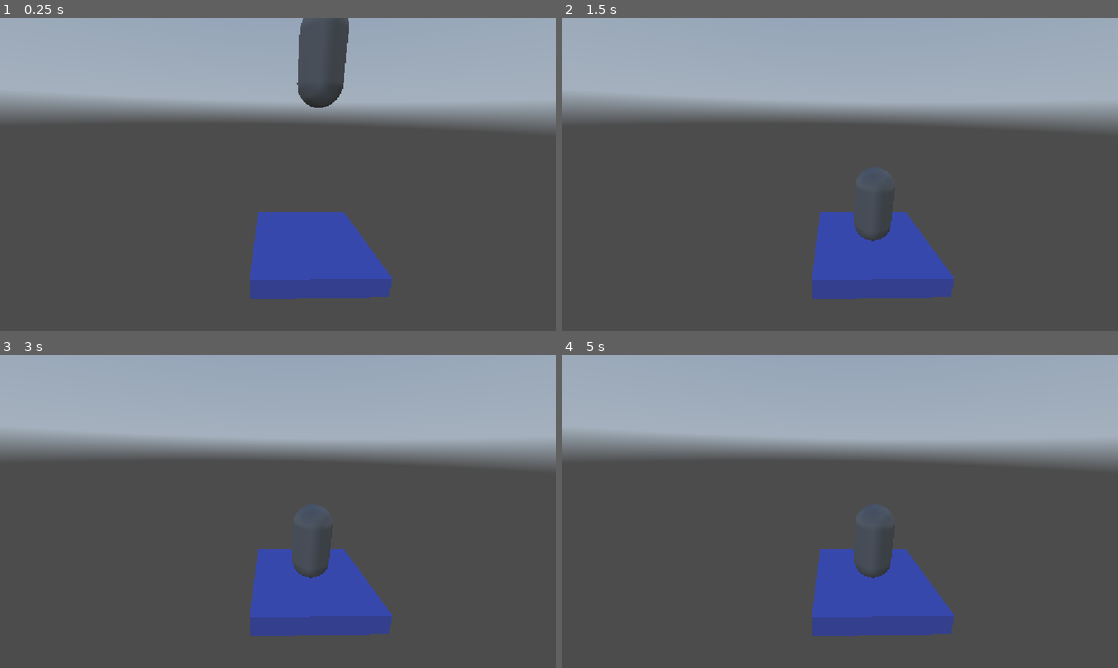
Above: before the commit, frames 1-4 (two rows, left to right).
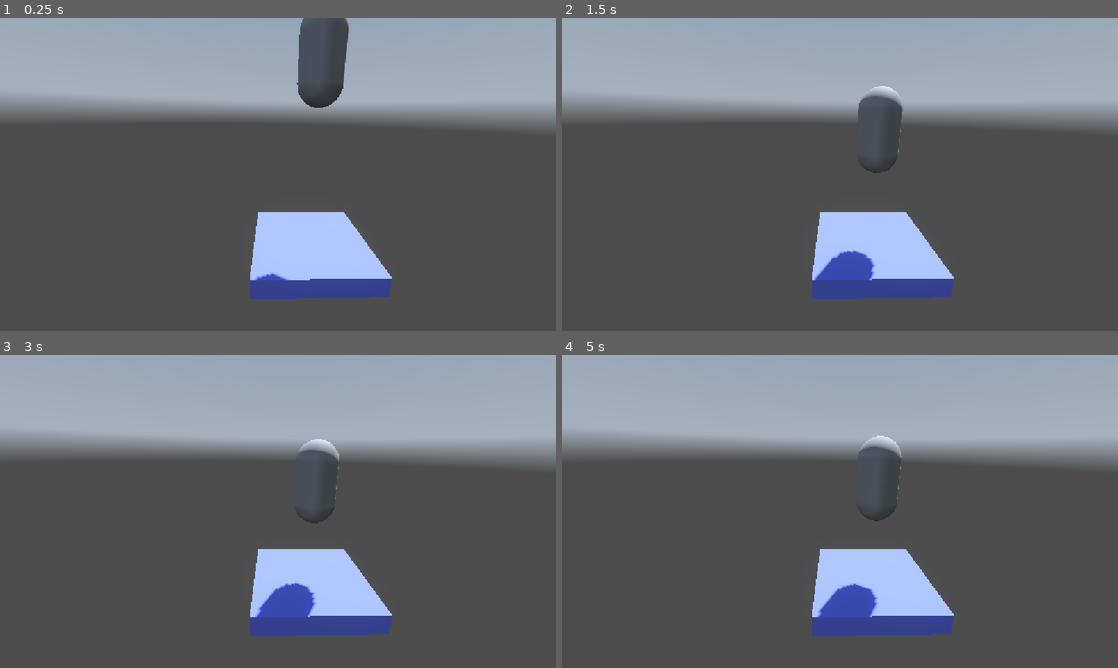
Above: after the commit, the same moments.

Repository: NandhuT17/SkyPogo
Game: Godot game, scene res://scenes/game.tscn
The game is run twice, just before and just after one commit, with the same random seed, the same clock (stepped at 60 frames per second) and the same inputs. A sky picture missing from this copy of the repository is replaced by a grey-blue gradient.
Inputs:
- Up to frame 1 (0.25 s): no input
- Up to frame 2 (1.5 s): no input
- Up to frame 3 (3 s): no input
- Up to frame 4 (5 s): no input

The runs differ from the first frame. In frame 1, 4.4% of the frame differs, in the area x 45-71%, y 0-84%; in frame 2, 4.6%, in the area x 45-71%, y 21-84%; in frame 3, 4.1%; in frame 4, 4.2%.

Commit message:
character physics

Diff:
--- a/scenes/game.tscn
+++ b/scenes/game.tscn
@@ -4,21 +4,25 @@
 [ext_resource type="PackedScene" uid="uid://cdb1im2sat21l" path="res://scenes/platform.tscn" id="2_yqjtg"]
 [ext_resource type="PackedScene" uid="uid://3d2uhup3elx0" path="res://scenes/player.tscn" id="3_lnu2h"]
 
-[sub_resource type="PanoramaSkyMaterial" id="PanoramaSkyMaterial_uwrxv"]
+[sub_resource type="PanoramaSkyMaterial" id="PanoramaSkyMaterial_iywne"]
 panorama = ExtResource("1_uwrxv")
 
-[sub_resource type="Sky" id="Sky_uwrxv"]
-sky_material = SubResource("PanoramaSkyMaterial_uwrxv")
+[sub_resource type="Sky" id="Sky_lnu2h"]
+sky_material = SubResource("PanoramaSkyMaterial_iywne")
 
-[sub_resource type="Environment" id="Environment_yqjtg"]
+[sub_resource type="Environment" id="Environment_lbhrr"]
 background_mode = 2
-sky = SubResource("Sky_uwrxv")
+sky = SubResource("Sky_lnu2h")
 glow_enabled = true
 
 [node name="Game" type="Node" unique_id=1435754875]
 
-[node name="WorldEnvironment" type="WorldEnvironment" parent="." unique_id=773808336]
-environment = SubResource("Environment_yqjtg")
+[node name="WorldEnvironment" type="WorldEnvironment" parent="." unique_id=932266274]
+environment = SubResource("Environment_lbhrr")
+
+[node name="DirectionalLight3D" type="DirectionalLight3D" parent="." unique_id=1700661652]
+transform = Transform3D(-0.8660254, -0.43301278, 0.25, 0, 0.49999997, 0.86602545, -0.50000006, 0.75, -0.43301266, 0, 0, 0)
+shadow_enabled = true
 
 [node name="Platform" parent="." unique_id=696559349 instance=ExtResource("2_yqjtg")]
 
--- a/scripts/player.gd
+++ b/scripts/player.gd
@@ -1,7 +1,8 @@
 class_name player
 extends CharacterBody3D
 
-var _gravity : float = ProjectSettings.get_setting("physics/3d/default_gravity")
+const JUMP : float = 6.0
+var gravity = ProjectSettings.get_setting("physics/3d/default_gravity")
 
 # Called when the node enters the scene tree for the first time.
 func _ready() -> void:
@@ -9,5 +10,7 @@
 
 
 func _physics_process(delta: float) -> void:
-	velocity.y -= _gravity * delta
+	velocity.y -= gravity * delta
+	if is_on_floor() :
+		velocity.y = JUMP
 	move_and_slide()
